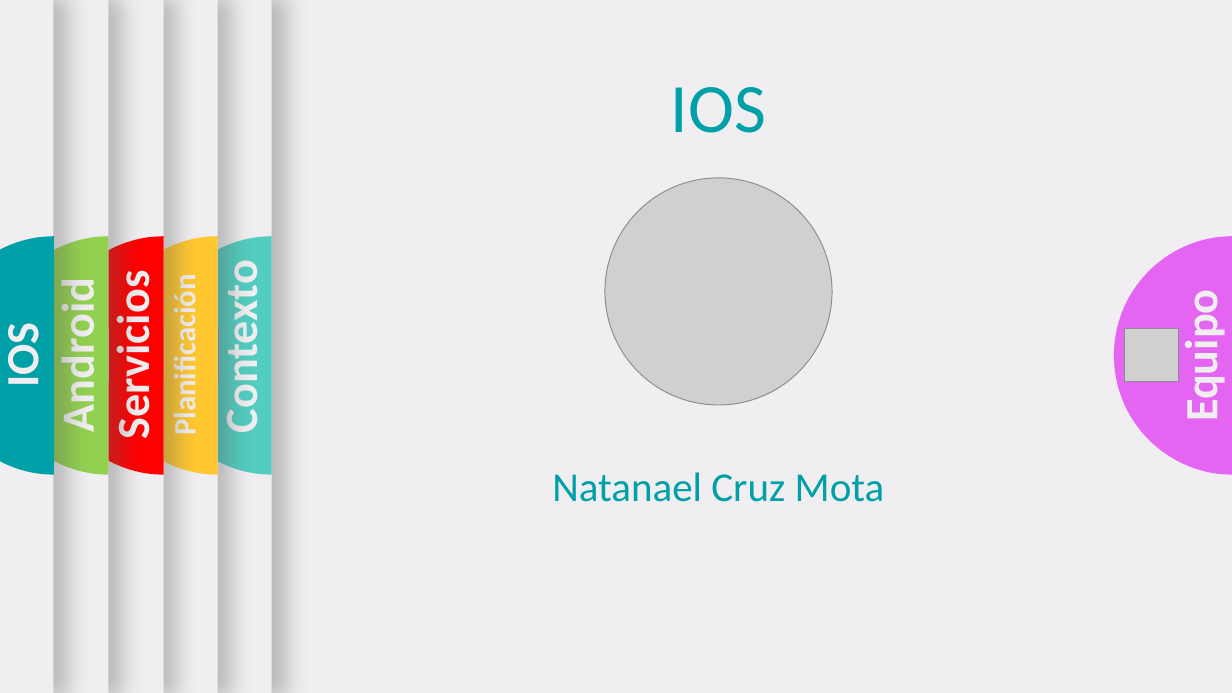
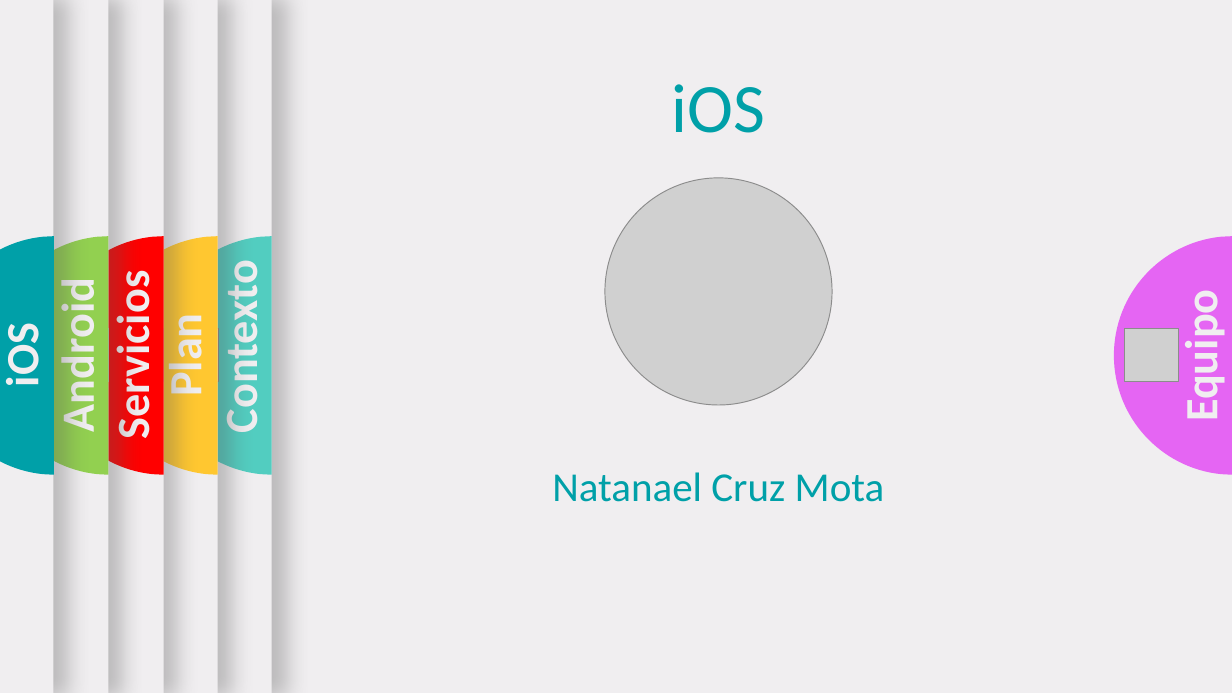
Before and after one commit to RaizrNs3/Presentaci-n, a slide deck: slide 4 of Template con trancisiones.pptx. Drawn at 1232x693 pixels with LibreOffice and Linux fonts; fonts in the diff are those of the drawing; grey boxes stand for pictures; background and template pictures are left out. Boxes give left, top, right and bottom in pixels: in the first picture for what was removed or moved away, otherwise in the second. Text is boxed around its words. In the diff, an @@ line names an element or a change of style, - is before the commit and + after.

```diff
--- a/Template con trancisiones.pptx
+++ b/Template con trancisiones.pptx
@@ text at box(672, 84, 766, 133): text changed @@
-IOS
+iOS
@@ text at box(0, 329, 50, 385): text changed @@
-IOS
+iOS
@@ text at box(157, 321, 213, 394): text changed; size 24 to 36 pt @@
-Planificación
+Plan
```
Also in this commit, not shown: 11 other slides changed, 3 slides added.
